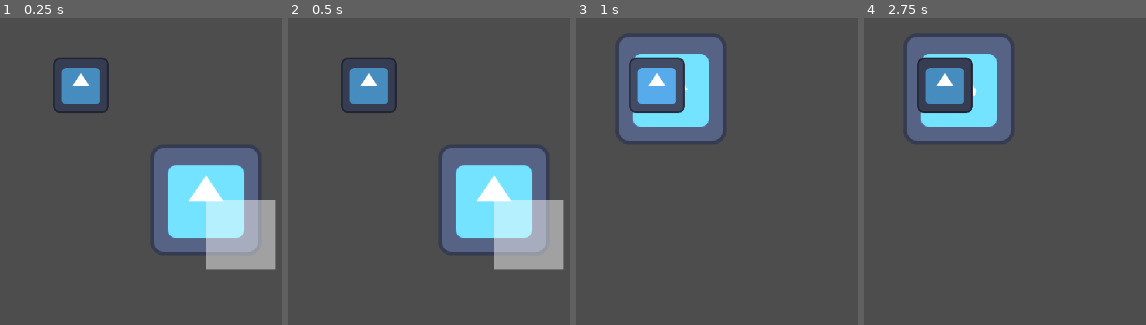
Above: before the commit, frames 1-4 (left to right).
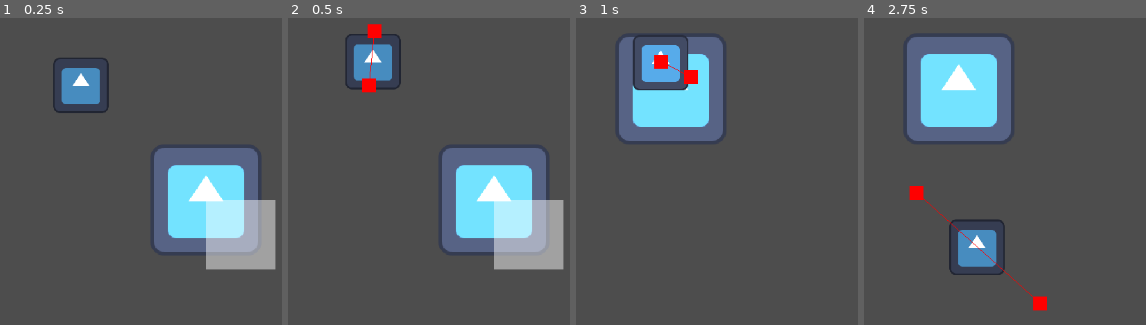
Above: after the commit, the same moments.

Repository: EEGAR1/summer-game-jam
Game: Godot game, scene res://scenes/main.tscn
The game is run twice, just before and just after one commit, with the same random seed, the same clock (stepped at 60 frames per second) and the same inputs. The project has no main scene, so this scene is started directly. The engine's default icon, where the game draws it, is replaced by a stand-in: a white triangle on a blue panel in a dark square.
Inputs (mouse positions are in pixels of both pictures, inside the frame that each line leads up to):
- Up to frame 1 (0.25 s): no input
- Up to frame 2 (0.5 s): no input
- Up to frame 3 (1 s): move the mouse to (657, 85) at 0.52 s; press the mouse at (657, 85) at 0.53 s
- Up to frame 4 (2.75 s): tap Enter at 1.25 s; move the mouse to (909, 223) at 1.27 s; release the mouse at (909, 223) at 1.28 s; click (909, 223) at 1.35 s; move the mouse to (outside the picture) at 2.02 s; press the mouse at (outside the picture) at 2.03 s

Frame 1 is identical in both runs. In frame 2, 3.3% of the frame differs, in the area x 18-41%, y 1-31%; in frame 3, 4.3%; in frame 4, 6.4%, in the area x 15-65%, y 12-96%.

Commit message:
Stress tuning

Diff:
--- a/scenes/main.tscn
+++ b/scenes/main.tscn
@@ -48,6 +48,7 @@
 
 [node name="Person" parent="." unique_id=1228245065 instance=ExtResource("1_sugp2")]
 position = Vector2(-36, -33)
+stress = 20.0
 
 [node name="ActionManager" type="Node2D" parent="Person" unique_id=1220845141]
 script = ExtResource("5_tipki")
--- a/scripts/idle_action.gd
+++ b/scripts/idle_action.gd
@@ -3,5 +3,6 @@
 @export var freq := 12
 
 func _check_action(delta : float) -> void:
-	if randi_range(0, int(freq/(delta * (parent.stress + 1)))) == 0:
-			parent.set_movement_target(parent.global_position + Vector2(randf_range(-250,250), randf_range(-250,250)))
+	if randi_range(0, int(freq/(delta * (parent.stress * 2.0 + 1)))) == 0:
+		var amp = 250/((parent.stress/4)+1)
+		parent.set_movement_target(parent.global_position + Vector2(randf_range(-amp,amp), randf_range(-amp,amp)))
--- a/scripts/person.gd
+++ b/scripts/person.gd
@@ -1,7 +1,7 @@
 class_name Person extends CharacterBody2D
 
 ## STATS
-var stress := 0.0 # The higher the stress, the lower the threshold for action and the higher the speed
+@export var stress := 0.0 # The higher the stress, the lower the threshold for action and the higher the speed
 
 enum STATE {
 	WORKING,
